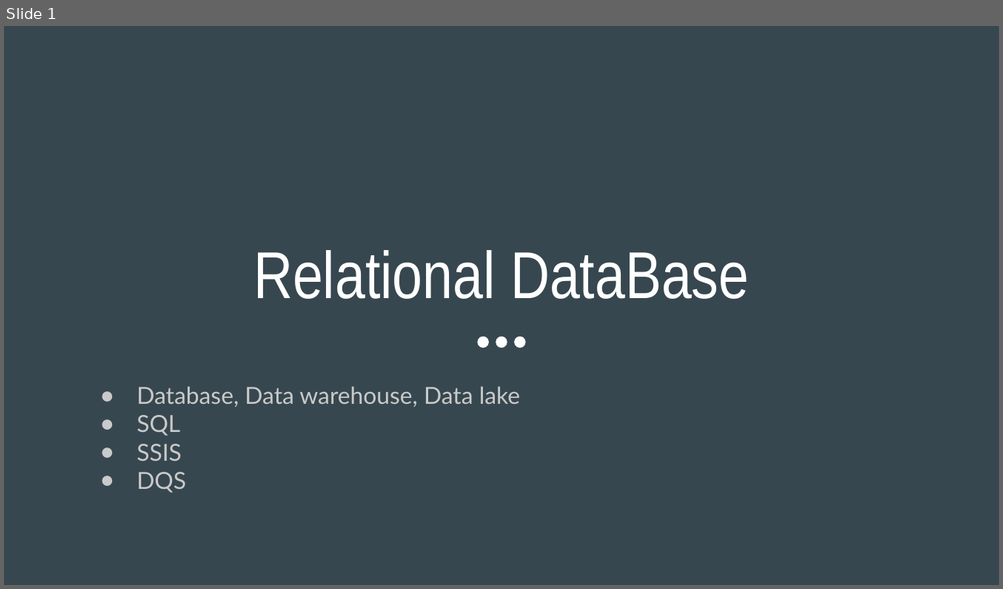
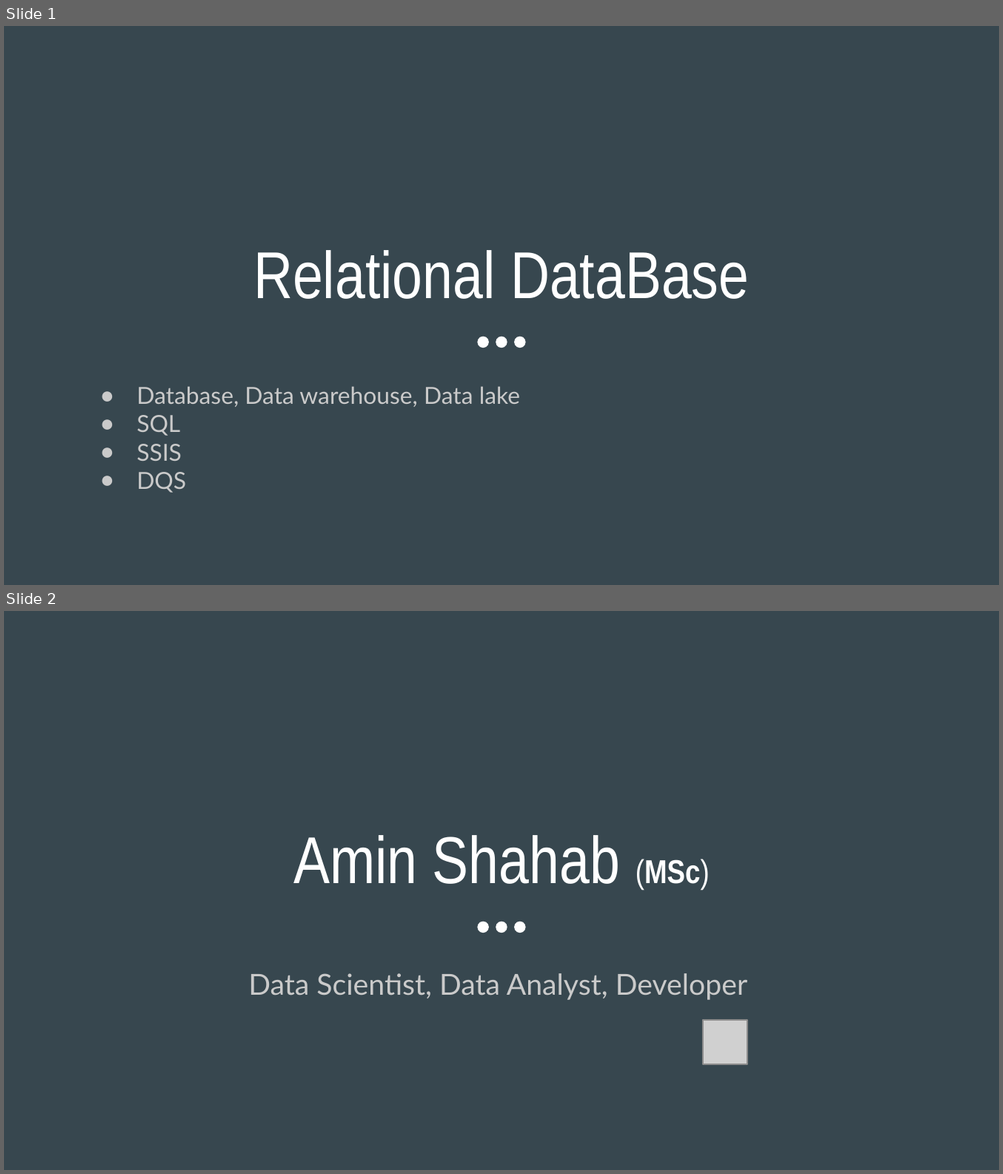
Before and after one commit to aminshahab/Relational_Database_Course, a slide deck: 1- Underestanding Database/Untitled presentation.pptx. Shown one above the other, each under a label of ours: slide 1 before the commit, slides 1 and 2 after it. The pictures are 1003x589 and 1003x1174 pixels, drawn with LibreOffice and Linux fonts; fonts in the diff are those of the drawing; grey boxes stand for pictures. Boxes give left, top, right and bottom in pixels: in the first picture for what was removed or moved away, otherwise in the second. Text is boxed around its words. In the diff, an @@ line names an element or a change of style, - is before the commit and + after.

```diff
--- a/1- Underestanding Database/Untitled presentation.pptx
+++ b/1- Underestanding Database/Untitled presentation.pptx
@@ slide 2 added at bbox=[4, 611, 999, 1170], background #37474F; not listed: 3 template elements that a slide beside it also shows @@
@@ title added at bbox=[293, 835, 709, 890], 48 pt, text #FFFFFF @@
+Amin Shahab (MSc)
@@ subtitle added at bbox=[248, 974, 748, 1000], 21 pt, text #CACACA @@
+Data Scientist, Data Analyst, Developer
@@ picture added at bbox=[702, 1021, 747, 1065] @@
```
Also in this commit, not shown: 1 slide changed, 2 other slides added, 2 slides removed.
